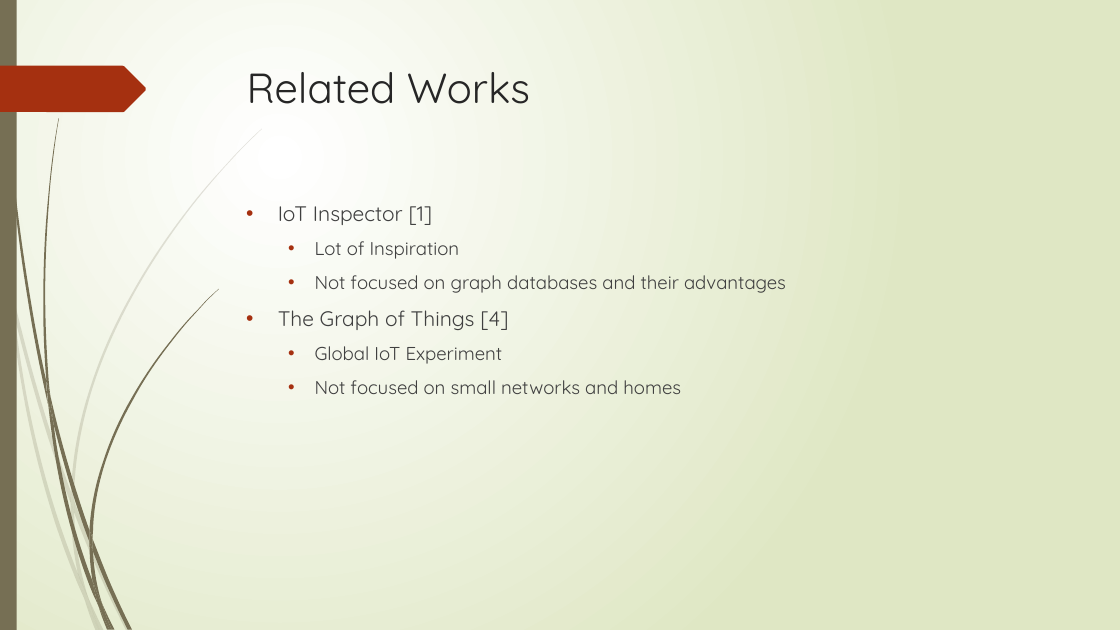
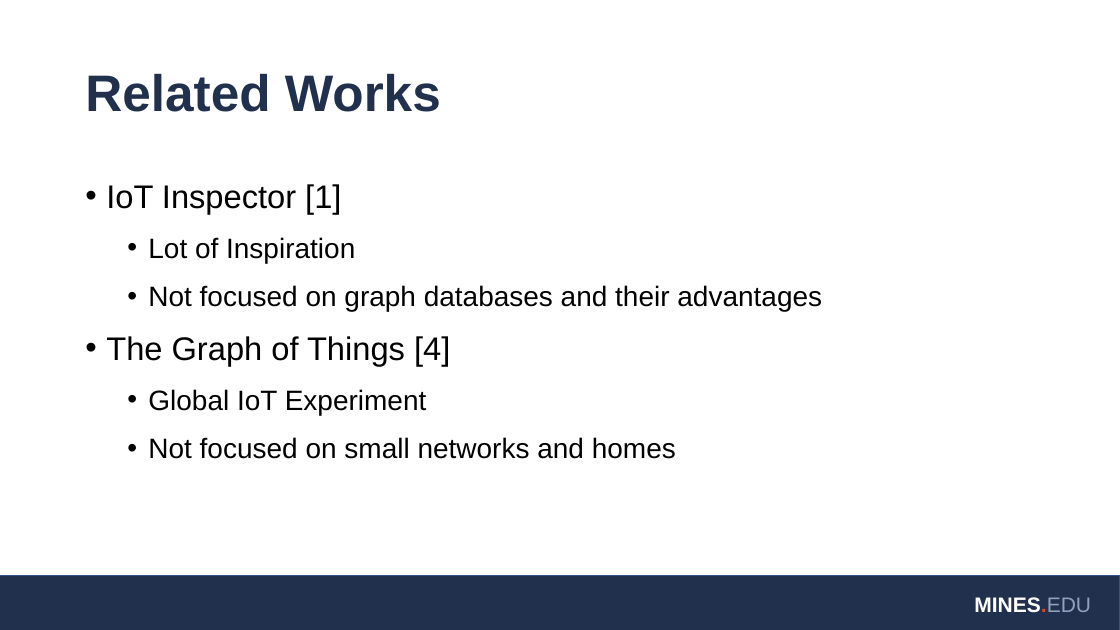
Before and after one commit to coltersnyder/CSCI598BFinalProject, a slide deck: slide 6 of FinalPresentation.pptx. Drawn at 1120x630 pixels with LibreOffice and Linux fonts; fonts in the diff are those of the drawing; background and template pictures are left out. Boxes give left, top, right and bottom in pixels: in the first picture for what was removed or moved away, otherwise in the second. Text is boxed around its words. In the diff, an @@ line names an element or a change of style, - is before the commit and + after.

Commit message:
Updated theme to Mines theme
Updated powerpoint theme to be the Mines presentation theme

```diff
--- a/FinalPresentation.pptx
+++ b/FinalPresentation.pptx
@@ background gradient #FFFFFF to #DFE8C4 to #FFFFFF @@
@@ rectangle removed at [0, 0, 17, 630] @@
@@ title "Related Works": place and size @@
-title "Related Works" at [247, 72, 530, 104]
+title "Related Works" at [85, 73, 441, 112]
@@ title "Related Works" at [85, 73, 441, 112]: size 36 to 44 pt, font Quicksand to Arial, text colour #262626 to #21314D, bold on; line spacing 1 to 0.9; vertical alignment top to middle @@
@@ freeform shape removed at [0, 66, 146, 112] @@
@@ text "IoT Inspector [1]": place and size @@
-text "IoT Inspector [1]" at [278, 206, 786, 394]
+text "IoT Inspector [1]" at [106, 184, 822, 459]
@@ text "IoT Inspector [1]" at [106, 184, 822, 459]: size 18 to 28 pt in "IoT Inspector [1]", "The Graph of Things [4]"; font Quicksand to Arial, text colour #404040 to #000000; size 16 to 24 pt in "Lot of Inspiration", "Not focused on graph databases and their ...", "Global IoT Experiment", "Not focused on small networks and homes"; indent changed; line spacing 1 to 1.1 @@
@@ rectangle added at [0, 576, 1120, 630], fill #21314D, outline #325491 1 pt @@
@@ group removed at [0, 129, 262, 630]: 10 freeform shapes @@
@@ group removed at [3, 0, 218, 630]: 12 freeform shapes @@
@@ text added at [974, 597, 1091, 613], 18 pt, text #FFFFFF, bold @@
+MINES.EDU
```
Also in this commit, not shown: 14 other slides changed.
